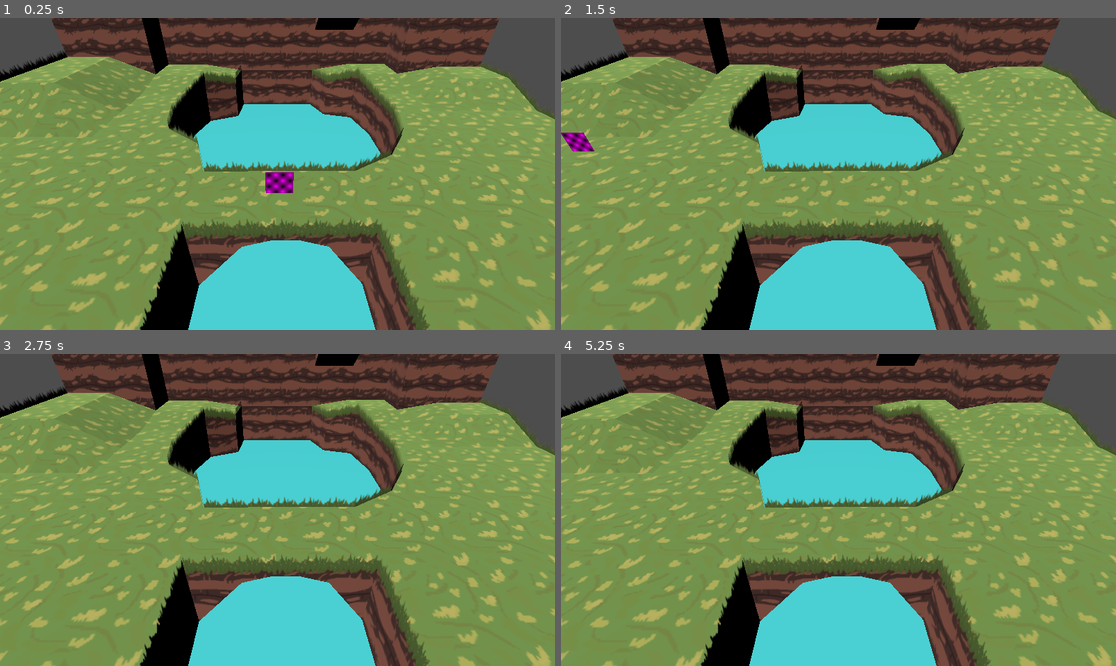
Above: before the commit, frames 1-4 (two rows, left to right).
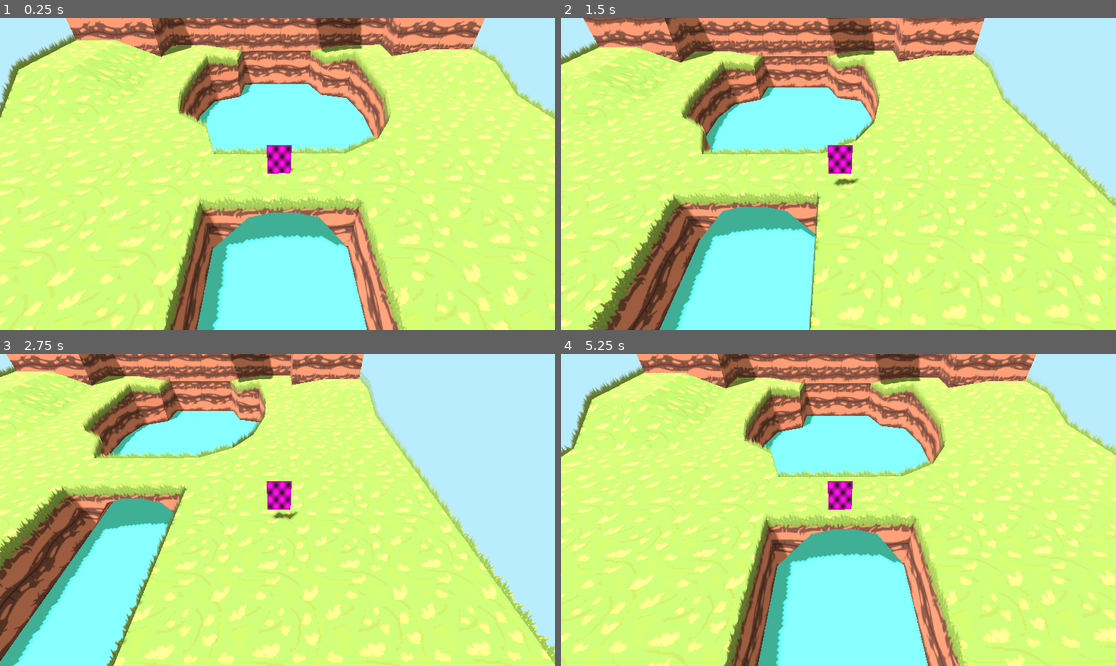
Above: after the commit, the same moments.

Repository: KievoN/Skrawnk-Game
Game: Godot game, scene res://Assets/Scenes/Maps/PlayerTestMap.tscn
Two runs of this game, one before a commit and one after it. Both use one fixed random seed, a clock stepped at 60 frames per second and the inputs below.
Inputs:
- Up to frame 1 (0.25 s): no input
- Up to frame 2 (1.5 s): tap Enter (ui_accept) at 0.5, 0.6 s; hold Right (ui_right) 0.53-1.28 s; tap Space (jump, bound only after the commit) at 0.77, 0.8, 1.07, 1.35 s; hold Down (ui_down) from 1.28 s (still down)
- Up to frame 3 (2.75 s): tap Space (jump, bound only after the commit) at 1.52, 1.82, 2.3 s; tap Enter (ui_accept) at 1.55, 2.1 s; release Down (ui_down) at 2.03 s; hold Right (ui_right) from 2.03 s (still down)
- Up to frame 4 (5.25 s): release Right (ui_right) at 2.78 s; hold Up (ui_up) 2.78-3.53 s; tap Enter (ui_accept) at 2.85, 4.35, 5.1 s; tap Space (jump, bound only after the commit) at 3.02, 3.32, 3.6, 3.77, 4.07, 4.52, 4.82 s; hold Left (ui_left) 3.53-5.03 s; hold Down (ui_down) from 5.03 s (still down)

The runs differ from the first frame. In frame 1, 99% of the frame differs, in the area x 0-100%, y 0-100%; in frame 2, 99%; in frame 3, 99%; in frame 4, 99%.

Commit message:
Tweaked player movement variables, added player inputs to godot

Diff:
--- a/Assets/Scenes/Maps/PlayerTestMap.tscn
+++ b/Assets/Scenes/Maps/PlayerTestMap.tscn
@@ -1,7 +1,13 @@
-[gd_scene load_steps=3 format=3 uid="uid://3kigdipc52ti"]
+[gd_scene load_steps=4 format=3 uid="uid://3kigdipc52ti"]
 
 [ext_resource type="PackedScene" uid="uid://cdpg3w6ojy18" path="res://Assets/Scenes/Maps/ForestMap1.tscn" id="1_vqorg"]
 [ext_resource type="PackedScene" uid="uid://c00hxaieq7gdk" path="res://Assets/Scenes/PlayerCharacter.tscn" id="2_qogh2"]
+
+[sub_resource type="Environment" id="Environment_vqorg"]
+background_mode = 1
+background_color = Color(0.726073, 0.930202, 0.995187, 1)
+ambient_light_source = 2
+ambient_light_color = Color(0.846626, 0.821665, 0.695789, 1)
 
 [node name="PlayerTestMap" type="Node3D"]
 
@@ -9,10 +15,12 @@
 
 [node name="DirectionalLight3D" type="DirectionalLight3D" parent="."]
 transform = Transform3D(0.619971, -0.742614, 0.253298, 0, 0.322827, 0.946458, -0.784625, -0.586776, 0.200144, 1.96821, 2.18491, 7.15735)
+shadow_enabled = true
 
 [node name="PlayerCharacter" parent="." instance=ExtResource("2_qogh2")]
-transform = Transform3D(-4.37114e-08, 0, -1, 0, 1, 0, 1, 0, -4.37114e-08, 1.45276, 0.208709, 0.0131063)
+transform = Transform3D(1.31134e-07, 0, 1, 0, 1, 0, -1, 0, 1.31134e-07, 1.45276, 0.208709, 0.0131063)
 
-[node name="Camera3D" type="Camera3D" parent="."]
-transform = Transform3D(0.0105145, -0.579219, 0.815104, 0, 0.815149, 0.579251, -0.999945, -0.00609054, 0.00857088, 3.91469, 2.02368, 0.0608289)
+[node name="Camera3D" type="Camera3D" parent="PlayerCharacter"]
+transform = Transform3D(0.999945, 0.00690301, -0.00793097, 2.32831e-10, 0.754299, 0.656532, 0.0105144, -0.656495, 0.754257, -0.0517759, 2.31424, 2.84744)
+environment = SubResource("Environment_vqorg")
 fov = 60.0
--- a/Assets/Scenes/PlayerCharacter.tscn
+++ b/Assets/Scenes/PlayerCharacter.tscn
@@ -3,19 +3,23 @@
 [ext_resource type="Script" uid="uid://qdaq6po7xtrc" path="res://Assets/Scripts/character_body_3d.gd" id="1_4g7o2"]
 
 [sub_resource type="BoxShape3D" id="BoxShape3D_4g7o2"]
-size = Vector3(0.328125, 0.279297, 0.101318)
+size = Vector3(0.31665, 0.457092, 0.15625)
 
 [sub_resource type="NoiseTexture2D" id="NoiseTexture2D_gqswi"]
 width = 32
-height = 32
+height = 48
 
 [node name="CharacterBody3D" type="CharacterBody3D"]
 script = ExtResource("1_4g7o2")
 
 [node name="CollisionShape3D" type="CollisionShape3D" parent="."]
+transform = Transform3D(1, 0, 0, 0, 1, 0, 0, 0, 1, 0, 0.07724, 0)
 shape = SubResource("BoxShape3D_4g7o2")
 
 [node name="PlayerCharacter" type="Node3D" parent="."]
 
 [node name="Sprite3D" type="Sprite3D" parent="PlayerCharacter"]
+transform = Transform3D(1, 0, 0, 0, 1, 0, 0, 0, 1, 0, 0.0815918, 0)
+transparent = false
+shaded = true
 texture = SubResource("NoiseTexture2D_gqswi")
--- a/Assets/Scripts/character_body_3d.gd
+++ b/Assets/Scripts/character_body_3d.gd
@@ -1,8 +1,8 @@
 extends CharacterBody3D
 
 
-const SPEED = 5.0
-const JUMP_VELOCITY = 4.5
+const SPEED = 1.75
+const JUMP_VELOCITY = 2.5
 
 
 func _physics_process(delta: float) -> void:
@@ -11,12 +11,12 @@
 		velocity += get_gravity() * delta
 
 	# Handle jump.
-	if Input.is_action_just_pressed("ui_accept") and is_on_floor():
+	if Input.is_action_just_pressed("jump") and is_on_floor():
 		velocity.y = JUMP_VELOCITY
 
 	# Get the input direction and handle the movement/deceleration.
 	# As good practice, you should replace UI actions with custom gameplay actions.
-	var input_dir := Input.get_vector("ui_left", "ui_right", "ui_up", "ui_down")
+	var input_dir := Input.get_vector("move_left", "move_right", "move_up", "move_down")
 	var direction := (transform.basis * Vector3(input_dir.x, 0, input_dir.y)).normalized()
 	if direction:
 		velocity.x = direction.x * SPEED
--- a/project.godot
+++ b/project.godot
@@ -22,3 +22,35 @@
 [filesystem]
 
 import/blender/enabled=false
+
+[input]
+
+move_up={
+"deadzone": 0.2,
+"events": [Object(InputEventKey,"resource_local_to_scene":false,"resource_name":"","device":-1,"window_id":0,"alt_pressed":false,"shift_pressed":false,"ctrl_pressed":false,"meta_pressed":false,"pressed":false,"keycode":0,"physical_keycode":87,"key_label":0,"unicode":119,"location":0,"echo":false,"script":null)
+, Object(InputEventKey,"resource_local_to_scene":false,"resource_name":"","device":-1,"window_id":0,"alt_pressed":false,"shift_pressed":false,"ctrl_pressed":false,"meta_pressed":false,"pressed":false,"keycode":0,"physical_keycode":4194320,"key_label":0,"unicode":0,"location":0,"echo":false,"script":null)
+]
+}
+move_right={
+"deadzone": 0.2,
+"events": [Object(InputEventKey,"resource_local_to_scene":false,"resource_name":"","device":-1,"window_id":0,"alt_pressed":false,"shift_pressed":false,"ctrl_pressed":false,"meta_pressed":false,"pressed":false,"keycode":0,"physical_keycode":68,"key_label":0,"unicode":100,"location":0,"echo":false,"script":null)
+, Object(InputEventKey,"resource_local_to_scene":false,"resource_name":"","device":-1,"window_id":0,"alt_pressed":false,"shift_pressed":false,"ctrl_pressed":false,"meta_pressed":false,"pressed":false,"keycode":0,"physical_keycode":4194321,"key_label":0,"unicode":0,"location":0,"echo":false,"script":null)
+]
+}
+move_down={
+"deadzone": 0.2,
+"events": [Object(InputEventKey,"resource_local_to_scene":false,"resource_name":"","device":-1,"window_id":0,"alt_pressed":false,"shift_pressed":false,"ctrl_pressed":false,"meta_pressed":false,"pressed":false,"keycode":0,"physical_keycode":83,"key_label":0,"unicode":115,"location":0,"echo":false,"script":null)
+, Object(InputEventKey,"resource_local_to_scene":false,"resource_name":"","device":-1,"window_id":0,"alt_pressed":false,"shift_pressed":false,"ctrl_pressed":false,"meta_pressed":false,"pressed":false,"keycode":0,"physical_keycode":4194322,"key_label":0,"unicode":0,"location":0,"echo":false,"script":null)
+]
+}
+move_left={
+"deadzone": 0.2,
+"events": [Object(InputEventKey,"resource_local_to_scene":false,"resource_name":"","device":-1,"window_id":0,"alt_pressed":false,"shift_pressed":false,"ctrl_pressed":false,"meta_pressed":false,"pressed":false,"keycode":0,"physical_keycode":65,"key_label":0,"unicode":97,"location":0,"echo":false,"script":null)
+, Object(InputEventKey,"resource_local_to_scene":false,"resource_name":"","device":-1,"window_id":0,"alt_pressed":false,"shift_pressed":false,"ctrl_pressed":false,"meta_pressed":false,"pressed":false,"keycode":0,"physical_keycode":4194319,"key_label":0,"unicode":0,"location":0,"echo":false,"script":null)
+]
+}
+jump={
+"deadzone": 0.2,
+"events": [Object(InputEventKey,"resource_local_to_scene":false,"resource_name":"","device":-1,"window_id":0,"alt_pressed":false,"shift_pressed":false,"ctrl_pressed":false,"meta_pressed":false,"pressed":false,"keycode":0,"physical_keycode":32,"key_label":0,"unicode":32,"location":0,"echo":false,"script":null)
+]
+}
